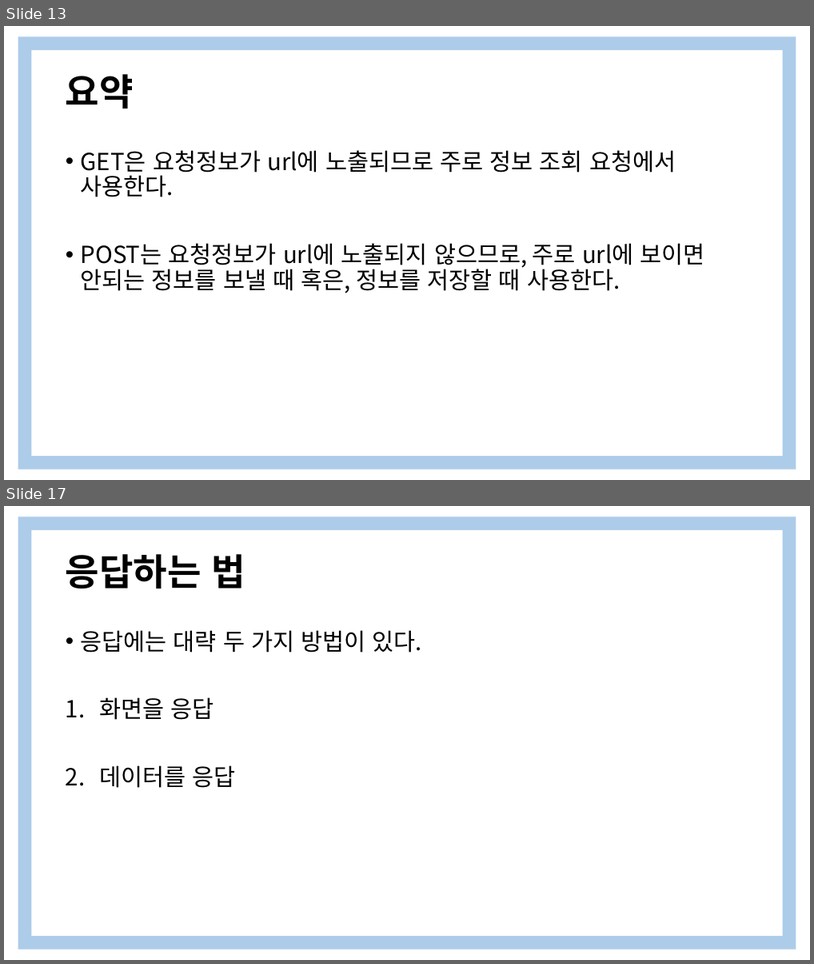
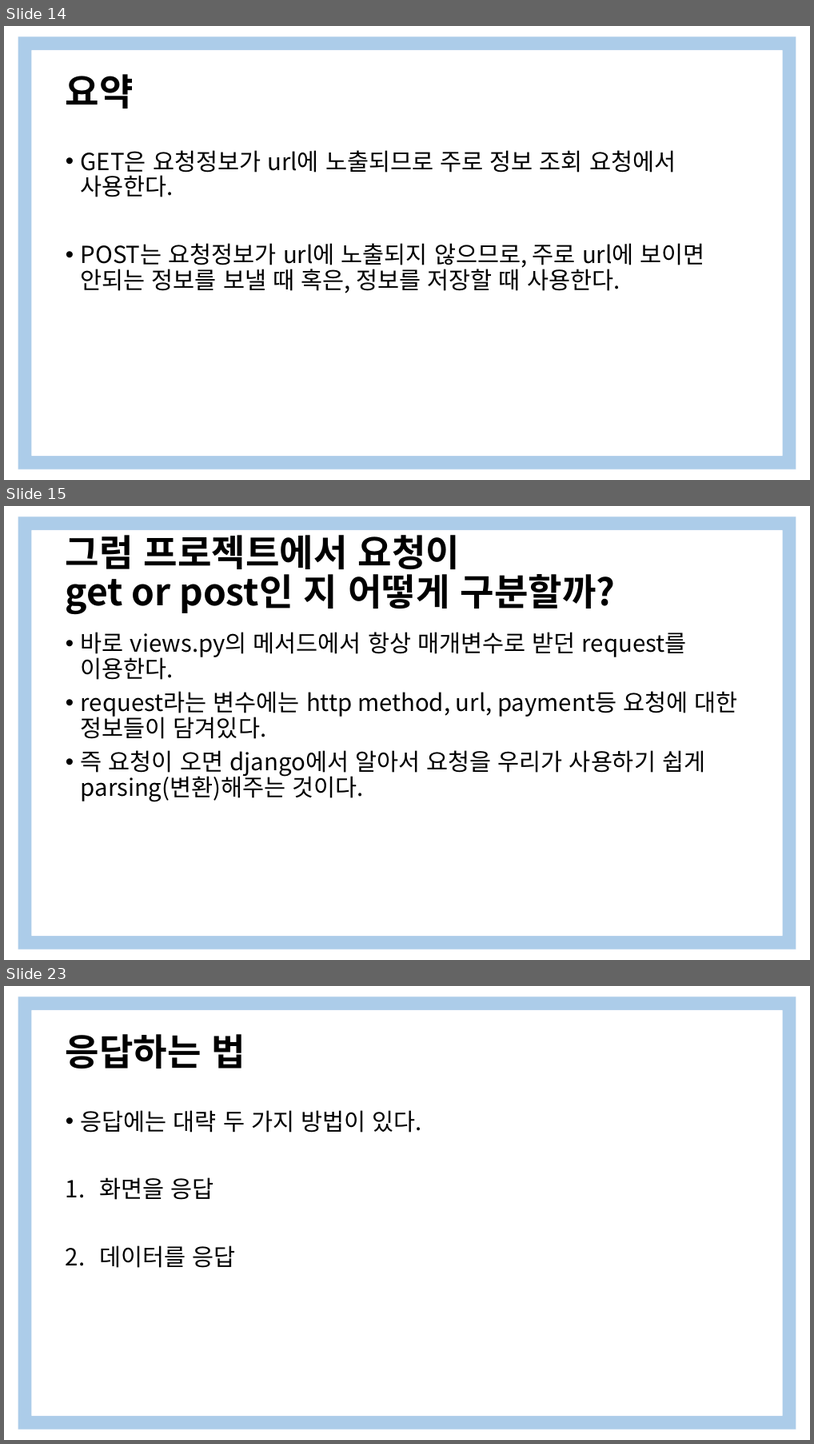
Before and after one commit to yooooonshine/django_seminar, a slide deck: 2주차/Django 특강 2Weeks.pptx. Shown one above the other, each under a label of ours: slides 13 and 17 before the commit, slides 14, 15 and 23 after it; the slides between them are not shown. The pictures are 814x964 and 814x1444 pixels, drawn with LibreOffice and Linux fonts; fonts in the diff are those of the drawing. Boxes give left, top, right and bottom in pixels: in the first picture for what was removed or moved away, otherwise in the second. Text is boxed around its words. In the diff, an @@ line names an element or a change of style, - is before the commit and + after.

```diff
--- a/2주차/Django 특강 2Weeks.pptx
+++ b/2주차/Django 특강 2Weeks.pptx
@@ slide 15 added at (4, 506, 810, 960), background #FFFFFF; not listed: 1 template element that a slide beside it also shows @@
@@ title added at (66, 528, 616, 615), 44 pt, text #000000, bold @@
+그럼 프로젝트에서 요청이
+get or post인 지 어떻게 구분할까?
@@ text added at (81, 632, 738, 802), 28 pt, text #000000 @@
+• 바로 views.py의 메서드에서 항상 매개변수로 받던 request를 이용한다.
+• request라는 변수에는 http method, url, payment등 요청에 대한 정보들이 담겨있다.
+• 즉 요청이 오면 django에서 알아서 요청을 우리가 사용하기 쉽게 parsing(변환)해주는 것이다.
@@ what was slide 13 is now slide 14 @@
@@ what was slide 17 is now slide 23 @@
```
Also in this commit, not shown: 5 slides changed, 10 other slides added, 4 slides removed.
